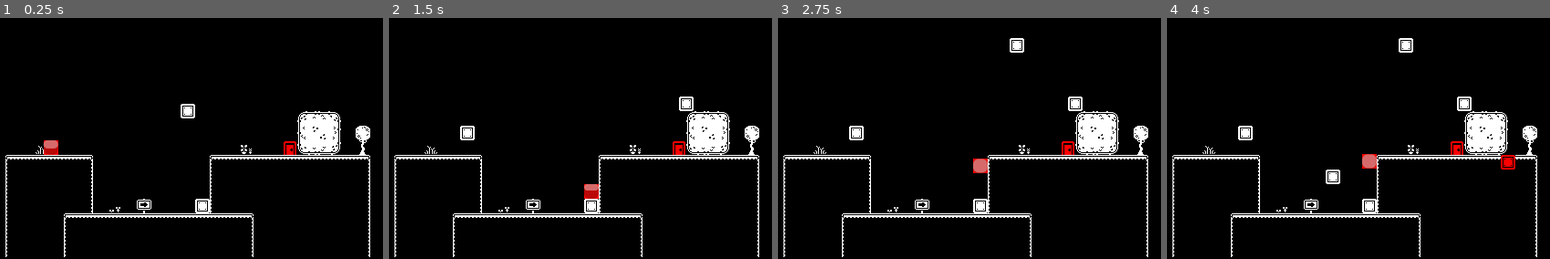
Above: before the commit, frames 1-4 (left to right).
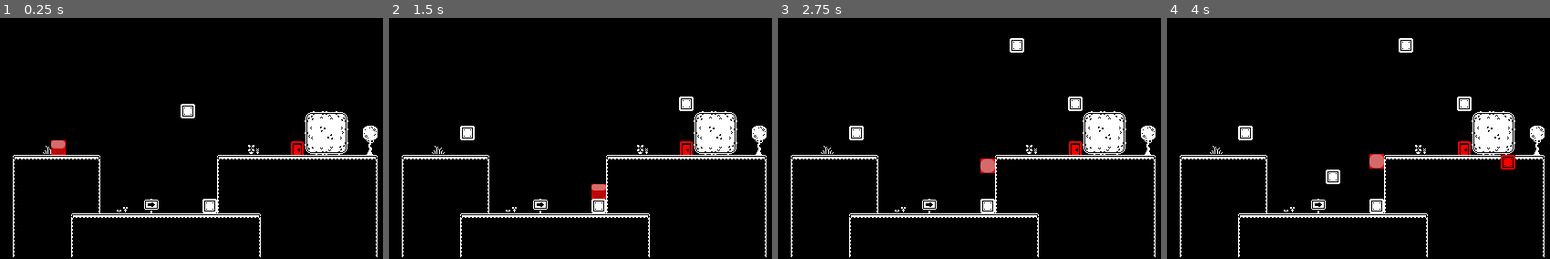
Above: after the commit, the same moments.

Repository: dmbsk/godot-wildjam-80
Game: Godot game, scene res://main.tscn
Two runs of this game, one before a commit and one after it. Both use one fixed random seed, a clock stepped at 60 frames per second and the inputs below.
Inputs (mouse positions are in pixels of both pictures, inside the frame that each line leads up to):
- Up to frame 1 (0.25 s): no input
- Up to frame 2 (1.5 s): move the mouse to (691, 97) at 0.52 s; click (691, 97) at 0.6 s; move the mouse to (473, 126) at 1.27 s; click (473, 126) at 1.35 s
- Up to frame 3 (2.75 s): move the mouse to (1019, 46) at 2.02 s; click (1019, 46) at 2.1 s
- Up to frame 4 (4 s): move the mouse to (1327, 169) at 2.77 s; click (1327, 169) at 2.85 s; tap Enter at 3.5 s; move the mouse to (1511, 155) at 3.52 s; click (1511, 155) at 3.6 s

The runs differ from the first frame. In frame 1, 3.3% of the frame differs, in the area x 1-99%, y 38-100%; in frame 2, 3.3%; in frame 3, 3.3%; in frame 4, 3.3%.

Commit message:
fix: level position out of sync with mouse

Diff:
--- a/levels/level-1.tscn
+++ b/levels/level-1.tscn
@@ -29,19 +29,19 @@
 [node name="FinishPoints" type="Node2D" parent="."]
 
 [node name="FinishPoint" parent="FinishPoints" instance=ExtResource("4_i5boj")]
-position = Vector2(112, 40)
+position = Vector2(120, 40)
 exit_for = SubResource("Resource_ogvtk")
 
 [node name="Tilemap" parent="." instance=ExtResource("1_gp3yc")]
 unique_name_in_owner = true
-position = Vector2(-200, 0)
+position = Vector2(-192, 0)
 tile_map_data = PackedByteArray("AAAAAAMAAAAKAAUAAAABAAMAAAALAAUAAAACAAMAAAALAAUAAAADAAMAAAALAAUAAAAEAAMAAAALAAUAAAAFAA …(2464 unchanged characters)…
 
 [node name="Red" parent="Tilemap" index="0"]
 tile_map_data = PackedByteArray("AAAPAAQAAAALAAYAAAAQAAQAAAALAAYAAAARAAQAAAALAAYAAAASAAQAAAALAAYAAAASAAUAAAALAAYAAAARAA …(896 unchanged characters)…
 
 [node name="Flamingo" parent="." instance=ExtResource("2_68uyt")]
-position = Vector2(-192, 40)
+position = Vector2(-184, 40)
 flamingo_resource = SubResource("Resource_i5boj")
 
 [editable path="Tilemap"]
